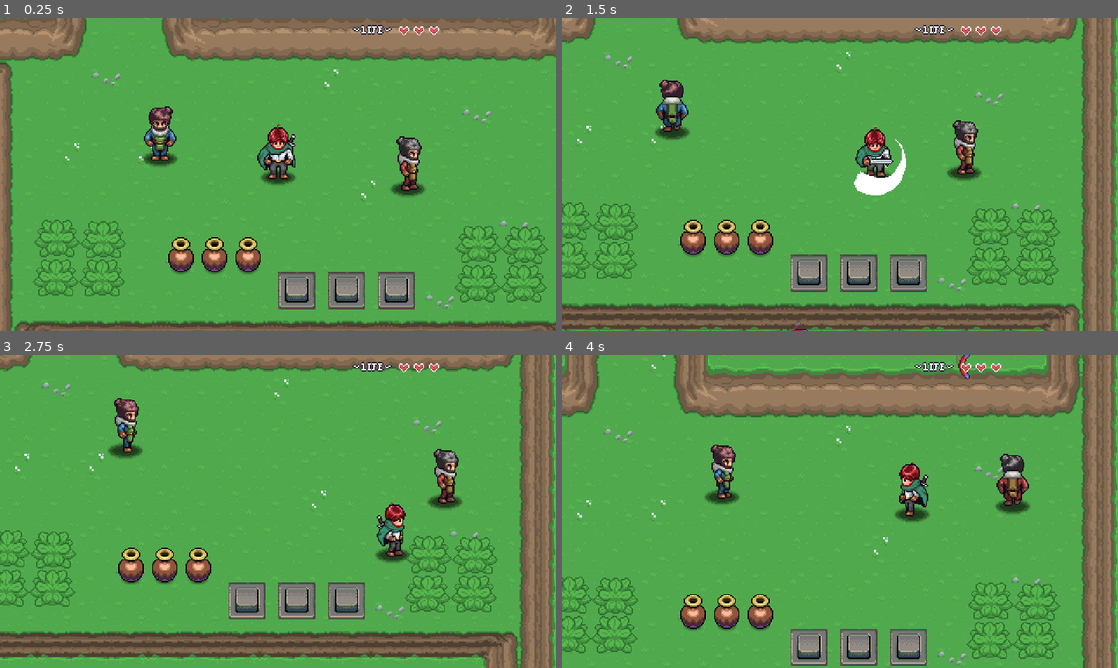
Above: before the commit, frames 1-4 (two rows, left to right).
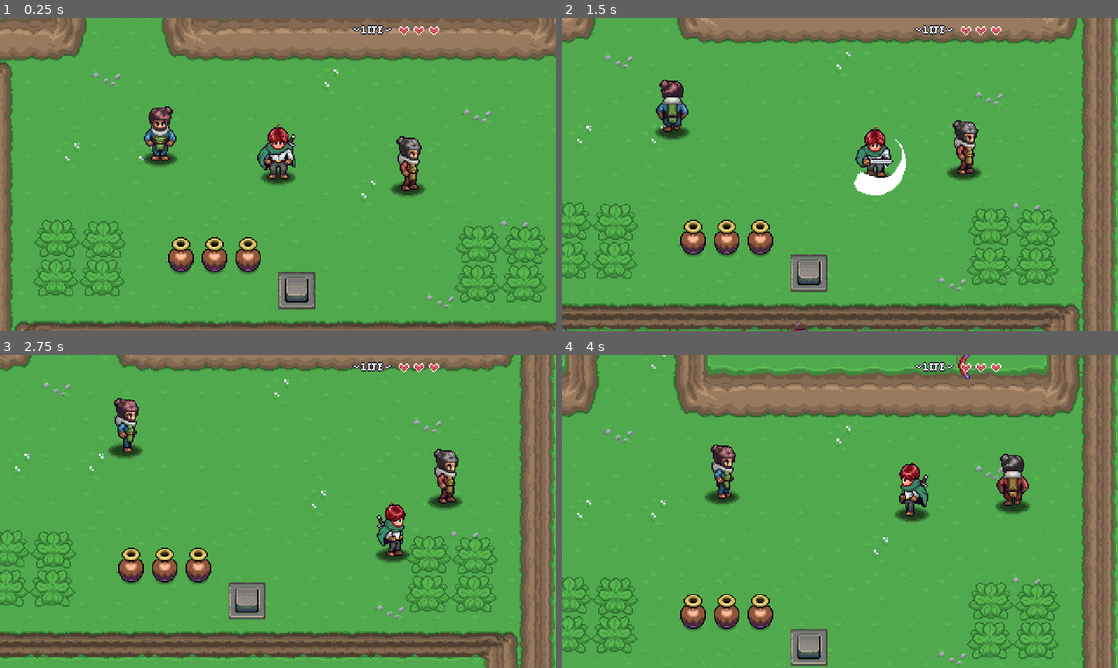
Above: after the commit, the same moments.

Repository: shawndeprey/aarpg
Game: Godot game, scene res://Levels/Area 1/03.tscn
Same seed, same stepped clock (60 frames per second), same inputs: the game is played once before the commit and once after it. This scene is started directly instead of the project's main scene. Sound files missing from this copy of the repository are replaced by a short silence.
Inputs:
- Up to frame 1 (0.25 s): no input
- Up to frame 2 (1.5 s): tap Enter (ui_accept) at 0.5, 0.77 s; hold Right (right) 0.53-1.28 s; hold C (ability) 0.53-1.28 s; hold Down (down) from 1.28 s (still down); tap Z (attack) at 1.35 s
- Up to frame 3 (2.75 s): tap Enter (ui_accept) at 1.52 s; release Down (down) at 2.03 s; hold Right (right) from 2.03 s (still down); hold X (interact) from 2.03 s (still down)
- Up to frame 4 (4 s): release Right (right) at 2.78 s; release X (interact) at 2.78 s; hold Up (up) 2.78-3.53 s; tap P (test) at 2.85 s; tap Enter (ui_accept) at 3.02, 3.77 s; hold Left (left) from 3.53 s (still down); hold C (ability) from 3.53 s (still down)

The runs differ from the first frame. In frame 1, 1.6% of the frame differs, in the area x 59-75%, y 81-94%; in frame 2, 1.6%, in the area x 50-66%, y 75-88%; in frame 3, 1.6%; in frame 4, 1.6%.

Commit message:
Finish episode 54, adding quest triggers

Diff:
--- a/Levels/Area 1/03.tscn
+++ b/Levels/Area 1/03.tscn
@@ -22,6 +22,7 @@
 [ext_resource type="PackedScene" uid="uid://du45p8lp106kn" path="res://interactables/dungeon/pressure_plate.tscn" id="19_fy8rw"]
 [ext_resource type="PackedScene" uid="uid://t5qs0bu8qaj" path="res://quests/utility_nodes/quest_advance_trigger.tscn" id="20_ai520"]
 [ext_resource type="Resource" uid="uid://dqdlk6qu2vot7" path="res://quests/long_quest.tres" id="21_jndck"]
+[ext_resource type="PackedScene" uid="uid://dxdd7vl1cvfw5" path="res://quests/utility_nodes/quest_activated_switch.tscn" id="21_qpa7b"]
 
 [node name="02" type="Node2D"]
 script = ExtResource("1_kbb55")
@@ -182,10 +183,19 @@
 Step: 0 - N/A
 Complete: false"
 
-[node name="PressurePlate2" parent="." instance=ExtResource("19_fy8rw")]
+[node name="QuestActivatedSwitch" parent="." instance=ExtResource("21_qpa7b")]
 position = Vector2(288, 230)
-
-[node name="QuestAdvanceTrigger" parent="PressurePlate2" instance=ExtResource("20_ai520")]
+check_type = 2
+react_to_global_signal = true
+linked_quest = ExtResource("21_jndck")
+quest_step = 1
+settings_summary = "UPDATE QUEST:
+Quest: Long Quest
+Checking if player is on step: Step 1"
+
+[node name="PressurePlate2" parent="QuestActivatedSwitch" instance=ExtResource("19_fy8rw")]
+
+[node name="QuestAdvanceTrigger" parent="QuestActivatedSwitch/PressurePlate2" instance=ExtResource("20_ai520")]
 signal_name = "activated"
 linked_quest = ExtResource("21_jndck")
 quest_step = 1
@@ -194,14 +204,36 @@
 Step: 1 - Step 1
 Complete: false"
 
-[node name="PressurePlate3" parent="." instance=ExtResource("19_fy8rw")]
+[node name="QuestActivatedSwitch2" parent="." instance=ExtResource("21_qpa7b")]
 position = Vector2(331, 230)
-
-[node name="QuestAdvanceTrigger" parent="PressurePlate3" instance=ExtResource("20_ai520")]
+check_type = 2
+react_to_global_signal = true
+linked_quest = ExtResource("21_jndck")
+quest_step = 2
+settings_summary = "UPDATE QUEST:
+Quest: Long Quest
+Checking if player is on step: Step 2"
+
+[node name="PressurePlate3" parent="QuestActivatedSwitch2" instance=ExtResource("19_fy8rw")]
+
+[node name="QuestAdvanceTrigger" parent="QuestActivatedSwitch2/PressurePlate3" instance=ExtResource("20_ai520")]
 signal_name = "activated"
 linked_quest = ExtResource("21_jndck")
 quest_step = 2
+quest_complete = true
 settings_summary = "UPDATE QUEST:
 Quest: Long Quest
 Step: 2 - Step 2
-Complete: false"
+Complete: true"
+
+[node name="QuestActivatedSwitch3" parent="." instance=ExtResource("21_qpa7b")]
+position = Vector2(174, 173)
+check_type = 3
+react_to_global_signal = true
+linked_quest = ExtResource("21_jndck")
+quest_step = 2
+settings_summary = "UPDATE QUEST:
+Quest: Long Quest
+Checking if quest is complete."
+
+[node name="Pot" parent="QuestActivatedSwitch3" instance=ExtResource("18_7nsnu")]
--- /dev/null
+++ b/quests/utility_nodes/quest_activated_switch.gd
@@ -0,0 +1,105 @@
+@tool
+@icon("res://quests/utility_nodes/icons/quest_switch.png")
+class_name QuestActivatedSwitch extends QuestNode
+signal is_activated_changed(v: bool)
+
+enum CheckType {HAS_QUEST, QUEST_STEP_COMPLETE, ON_CURRENT_QUEST_STEP, QUEST_COMPLETE}
+
+@export var check_type: CheckType = CheckType.HAS_QUEST : set = set_check_type
+@export var remove_when_activated: bool = false
+@export var react_to_global_signal: bool = false
+
+var is_activated: bool
+
+func _ready() -> void:
+	if Engine.is_editor_hint(): return
+	$Sprite2D.queue_free()
+	if react_to_global_signal:
+		QuestManager.quest_updated.connect(_on_quest_updated)
+	check_is_activated()
+
+func update_summary() -> void:
+	if linked_quest == null:
+		settings_summary = "Select a quest"
+		return
+	settings_summary = "UPDATE QUEST:\nQuest: " + linked_quest.title + "\n"
+	if check_type == CheckType.HAS_QUEST:
+		settings_summary += "Checking if player has quest."
+	elif check_type == CheckType.QUEST_STEP_COMPLETE:
+		settings_summary += "Checking if player has completed step: " + get_step()
+	elif check_type == CheckType.ON_CURRENT_QUEST_STEP:
+		settings_summary += "Checking if player is on step: " + get_step()
+	elif check_type == CheckType.QUEST_COMPLETE:
+		settings_summary += "Checking if quest is complete."
+
+func set_check_type(_v: CheckType) -> void:
+	check_type = _v
+	update_summary()
+
+func check_is_activated() -> void:
+	var q: Dictionary = QuestManager.find_quest(linked_quest)
+	if q.title != "not found":
+		if check_type == CheckType.HAS_QUEST:
+			set_is_activated(true)
+		elif check_type == CheckType.QUEST_COMPLETE:
+			var is_complete: bool = false
+			if q.is_complete is bool:
+				is_complete = q.is_complete
+			set_is_activated(is_complete)
+		elif check_type == CheckType.QUEST_STEP_COMPLETE:
+			if quest_step > 0:
+				set_is_activated(q.completed_steps.has(get_step()))
+			else:
+				set_is_activated(false)
+		elif check_type == CheckType.ON_CURRENT_QUEST_STEP:
+			var step: String = get_step()
+			if step == "N/A":
+				set_is_activated(false)
+			else:
+				if q.completed_steps.has(step):
+					set_is_activated(false)
+				else:
+					var prev_step: String = get_previous_step()
+					if prev_step == "N/A":
+						set_is_activated(true)
+					elif q.completed_steps.has(prev_step):
+						set_is_activated(true)
+					else:
+						set_is_activated(false)
+	else:
+		set_is_activated(false)
+	pass
+
+func set_is_activated(_v: bool) -> void:
+	is_activated = _v
+	is_activated_changed.emit()
+	if is_activated:
+		if remove_when_activated:
+			hide_children()
+		else:
+			show_children()
+	else:
+		if remove_when_activated:
+			show_children()
+		else:
+			hide_children()
+
+func show_children() -> void:
+	for c in get_children():
+		c.visible = true
+		c.process_mode = Node.PROCESS_MODE_INHERIT
+
+func hide_children() -> void:
+	for c in get_children():
+		c.set_deferred("visible", false)
+		c.set_deferred("process_mode", Node.PROCESS_MODE_DISABLED)
+
+func _on_quest_updated(_q: Dictionary) -> void:
+	check_is_activated()
+	pass
+
+func get_previous_step() -> String:
+	if quest_step < get_step_count() and quest_step > 1:
+		return linked_quest.steps[quest_step - 2]
+	else:
+		return "N/A"
--- /dev/null
+++ b/quests/utility_nodes/quest_activated_switch.tscn
@@ -0,0 +1,12 @@
+[gd_scene load_steps=3 format=3 uid="uid://dxdd7vl1cvfw5"]
+
+[ext_resource type="Script" path="res://quests/utility_nodes/quest_activated_switch.gd" id="1_8uvhr"]
+[ext_resource type="Texture2D" uid="uid://7nul68qmdkuc" path="res://quests/utility_nodes/icons/quest_switch.png" id="2_ddcib"]
+
+[node name="QuestActivatedSwitch" type="Node2D"]
+script = ExtResource("1_8uvhr")
+
+[node name="Sprite2D" type="Sprite2D" parent="."]
+z_index = 10
+position = Vector2(-15, -19)
+texture = ExtResource("2_ddcib")
--- a/quests/utility_nodes/quest_advance_trigger.tscn
+++ b/quests/utility_nodes/quest_advance_trigger.tscn
@@ -7,5 +7,6 @@
 script = ExtResource("1_dn8vo")
 
 [node name="Sprite2D" type="Sprite2D" parent="."]
+z_index = 10
 position = Vector2(14, -19)
 texture = ExtResource("2_pguwk")
Not shown: 1 places in Levels/Area 1/03.tscn that only renumber resources
Not shown, changed: README.md
